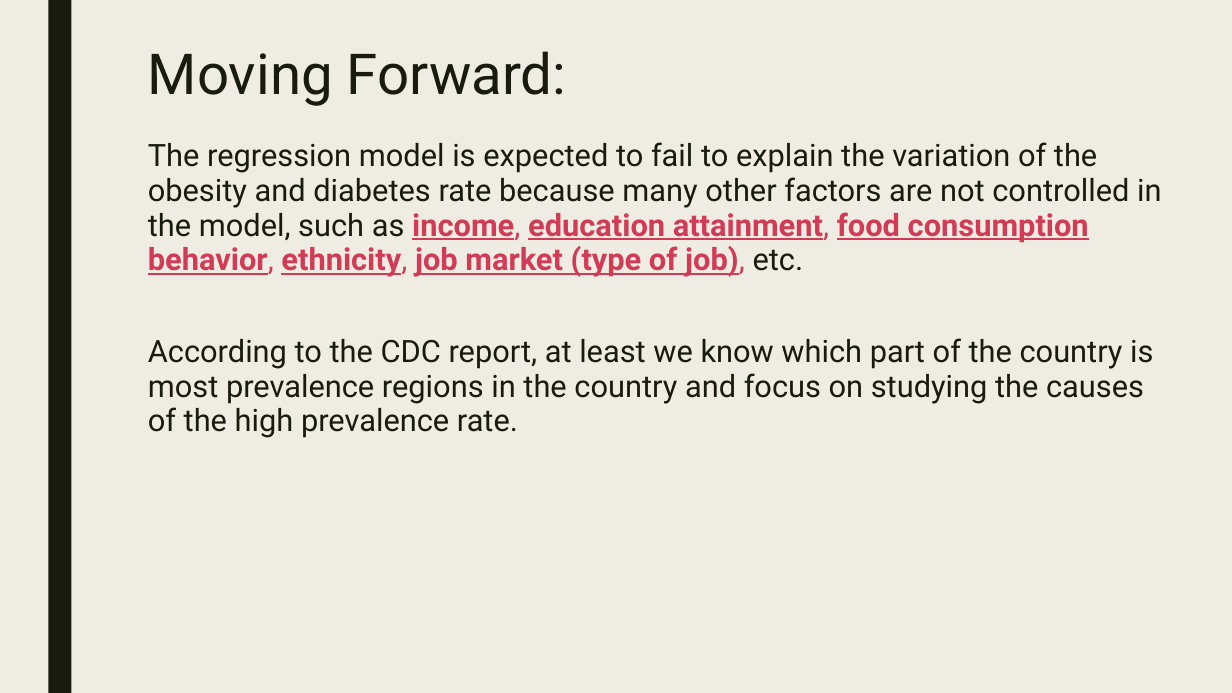
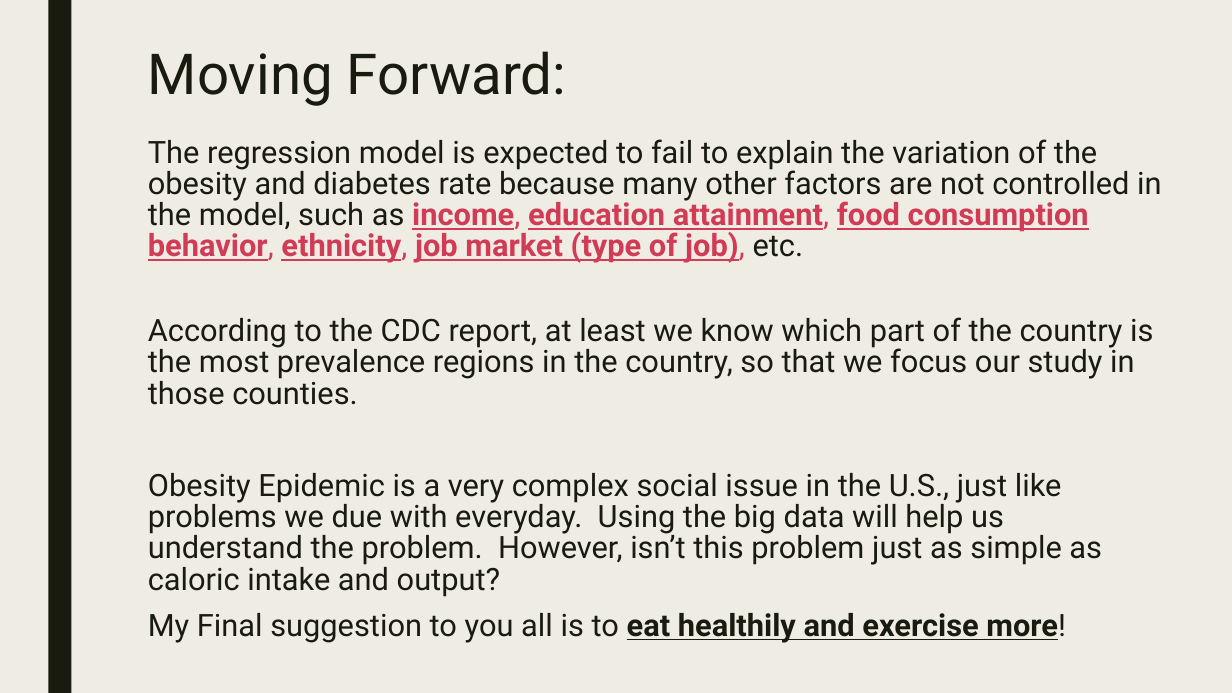
Before and after one commit to NormanLo4319/Food-Enviroment-Project, a slide deck: slide 32 of Project_Presentation.pptx (slide 30 before the commit). Drawn at 1232x693 pixels with LibreOffice and Linux fonts; fonts in the diff are those of the drawing. Boxes give left, top, right and bottom in pixels: in the first picture for what was removed or moved away, otherwise in the second. Text is boxed around its words. In the diff, an @@ line names an element or a change of style, - is before the commit and + after.

```diff
--- a/Project_Presentation.pptx
+++ b/Project_Presentation.pptx
@@ text at [148, 139, 1161, 263]: line spacing 0.94 to 0.84 @@
@@ text at [148, 317, 1153, 643]: text changed @@
-According to the CDC report, at least we know which part of the country is most prevalence regions in the country and focus on studying the causes of the high prevalence rate.
+According to the CDC report, at least we know which part of the country is the most prevalence regions in the country, so that we focus our study in those counties.
+Obesity Epidemic is a very complex social issue in the U.S., just like problems we due with everyday. Using the big data will help us understand the problem. However, isn’t this problem just as simple as caloric intake and output?
+My Final suggestion to you all is to eat healthily and exercise more!
```
Also in this commit, not shown: 11 other slides changed, 2 slides added, 2 other files.
